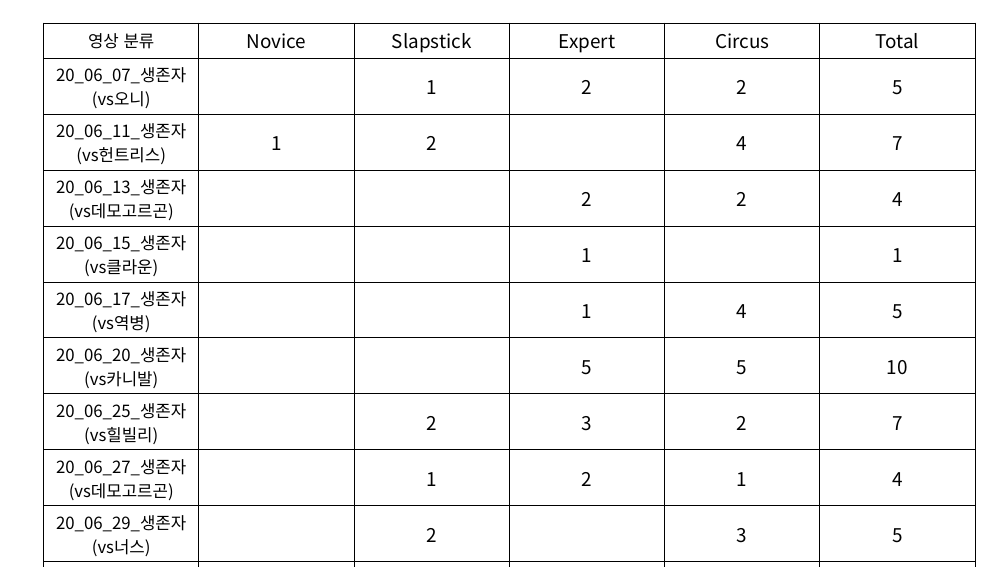
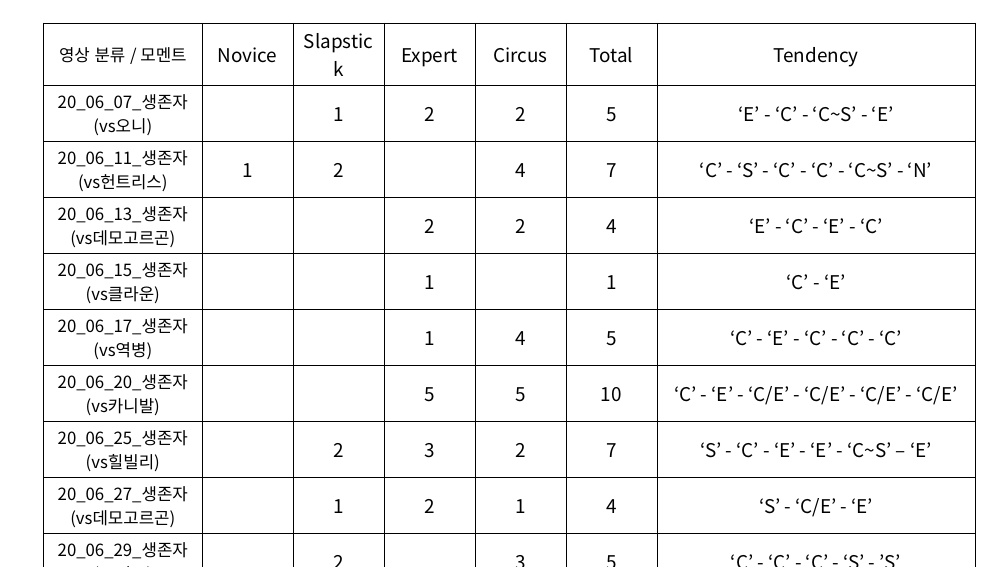
Before and after one commit to Bumizi/Thesis, a slide deck: slide 11 of DBD 분석/맵 분석/3. 콜드윈드 농장(★)/3. 썩은 들판(★)/영상분석자료/탄착군 분석/탄착군_종합분석.pptx. Drawn at 1008x567 pixels with LibreOffice and Linux fonts; fonts in the diff are those of the drawing. Boxes give left, top, right and bottom in pixels: in the first picture for what was removed or moved away, otherwise in the second. Text is boxed around its words. In the diff, an @@ line names an element or a change of style, - is before the commit and + after.

```diff
--- a/DBD 분석/맵 분석/3. 콜드윈드 농장(★)/3. 썩은 들판(★)/영상분석자료/탄착군 분석/탄착군_종합분석.pptx
+++ b/DBD 분석/맵 분석/3. 콜드윈드 농장(★)/3. 썩은 들판(★)/영상분석자료/탄착군 분석/탄착군_종합분석.pptx
@@ table at <box>44,23,975,563</box> @@
-column 1, row 1: 영상 분류
+column 1, row 1: 영상 분류 / 모멘트
+column 7: Tendency | ‘E’ - ‘C’ - ‘C~S’ - ‘E’ | ‘C’ - ‘S’ - ‘C’ - ‘C’ - ‘C~S’ - ‘N’ | ‘E’ - ‘C’ - ‘E’ - ‘C’ | ‘C’ - ‘E’ | ‘C’ - ‘E’ - ‘C’ - ‘C’ - ‘C’ | ‘C’ - ‘E’ - ‘C/E’ - ‘C/E’ - ‘C/E’ - ‘C/E’ | ‘S’ - ‘C’ - ‘E’ - ‘E’ - ‘C~S’ – ‘E’ | ‘S’ - ‘C/E’ - ‘E’ | ‘C’ - ‘C’ - ‘C’ - ‘S’ - ’S’ | ‘S’ - ‘S’ - ‘N’ - ‘C’
```
Also in this commit, not shown: 1 slide added.
